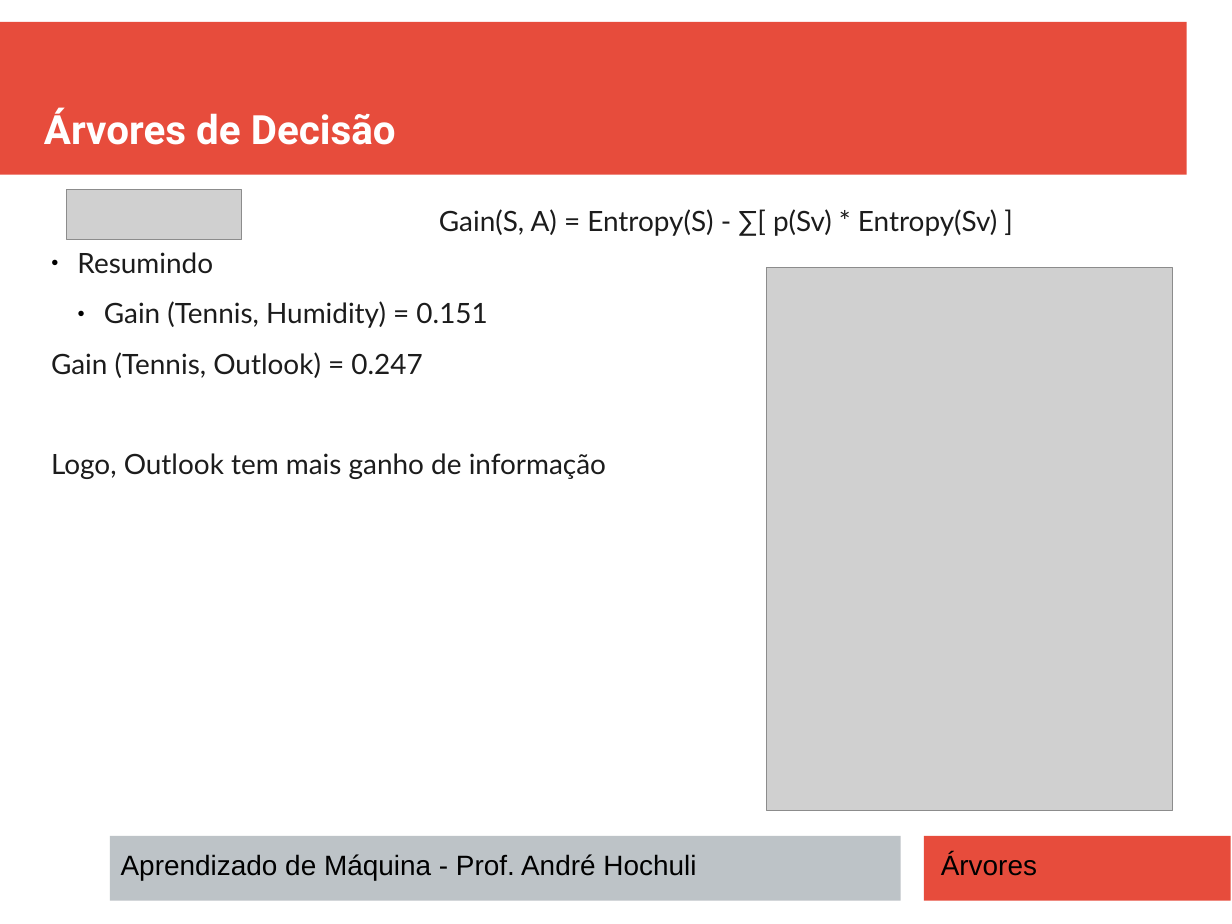
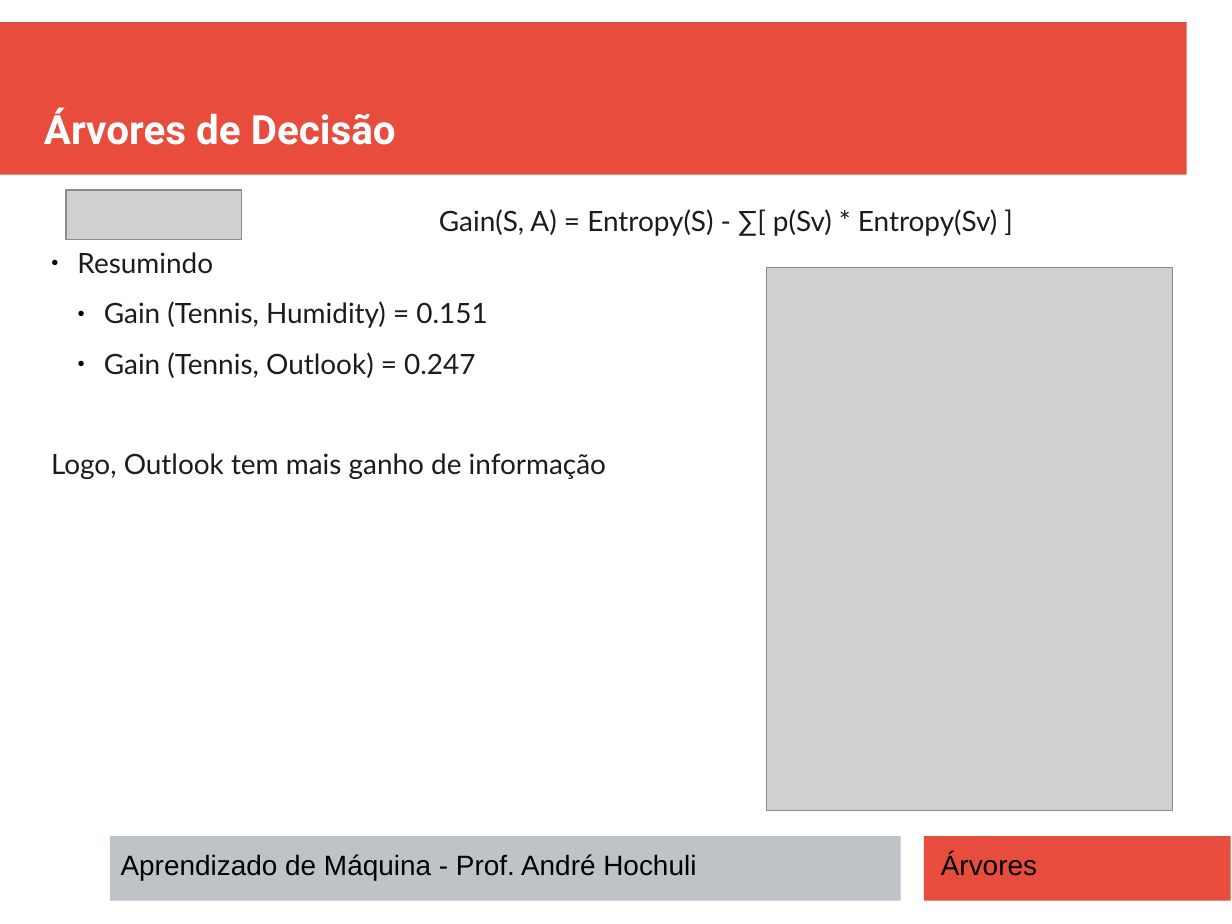
Before and after one commit to andrehochuli/teaching, a slide deck: slide 14 of [ESPEC] Fundamentos Aprendizagem Máquina/Tópico 03 - Aprendizado-Supervisionado - Arvores/Tópico 03 - Aprendizado-Supervisionado - Arvores.pptx. Drawn at 1232x924 pixels with LibreOffice and Linux fonts; fonts in the diff are those of the drawing; grey boxes stand for pictures. Boxes give left, top, right and bottom in pixels: in the first picture for what was removed or moved away, otherwise in the second. Text is boxed around its words. In the diff, an @@ line names an element or a change of style, - is before the commit and + after.

Commit message:
Update

```diff
--- a/[ESPEC] Fundamentos Aprendizagem Máquina/Tópico 03 - Aprendizado-Supervisionado - Arvores/Tópico 03 - Aprendizado-Supervisionado - Arvores.pptx
+++ b/[ESPEC] Fundamentos Aprendizagem Máquina/Tópico 03 - Aprendizado-Supervisionado - Arvores/Tópico 03 - Aprendizado-Supervisionado - Arvores.pptx
@@ text at <box>104,352,475,378</box>: bullet none to ●; list level 1 to 2 in "Gain (Tennis, Outlook) = 0.247" @@
```
Also in this commit, not shown: 1 other slide changed.
